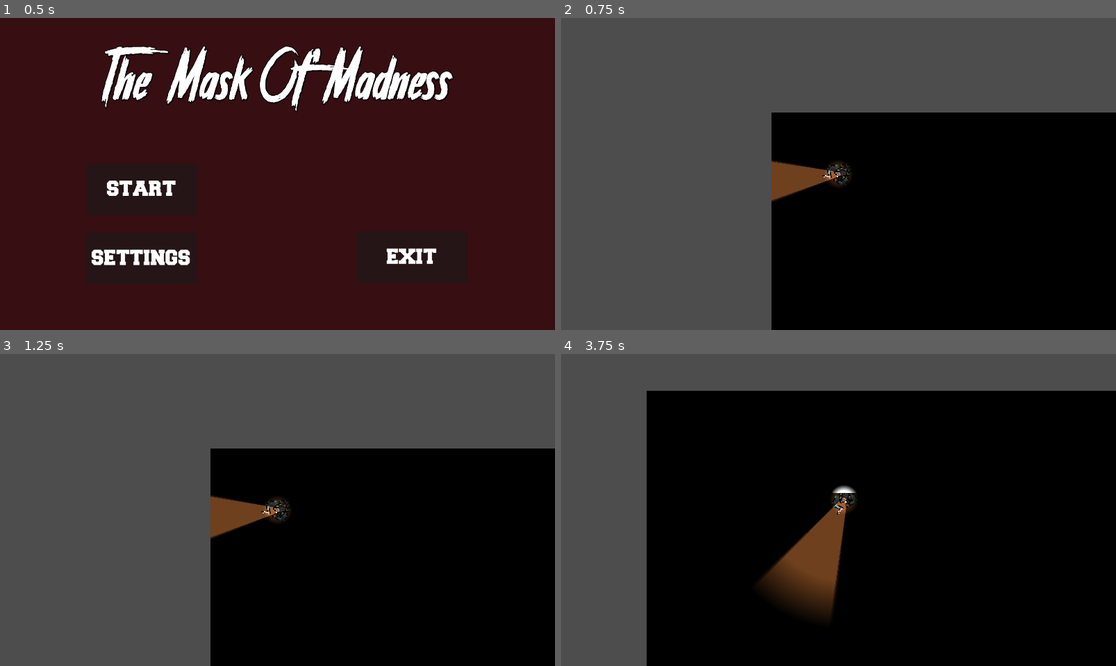
Above: before the commit, frames 1-4 (two rows, left to right).
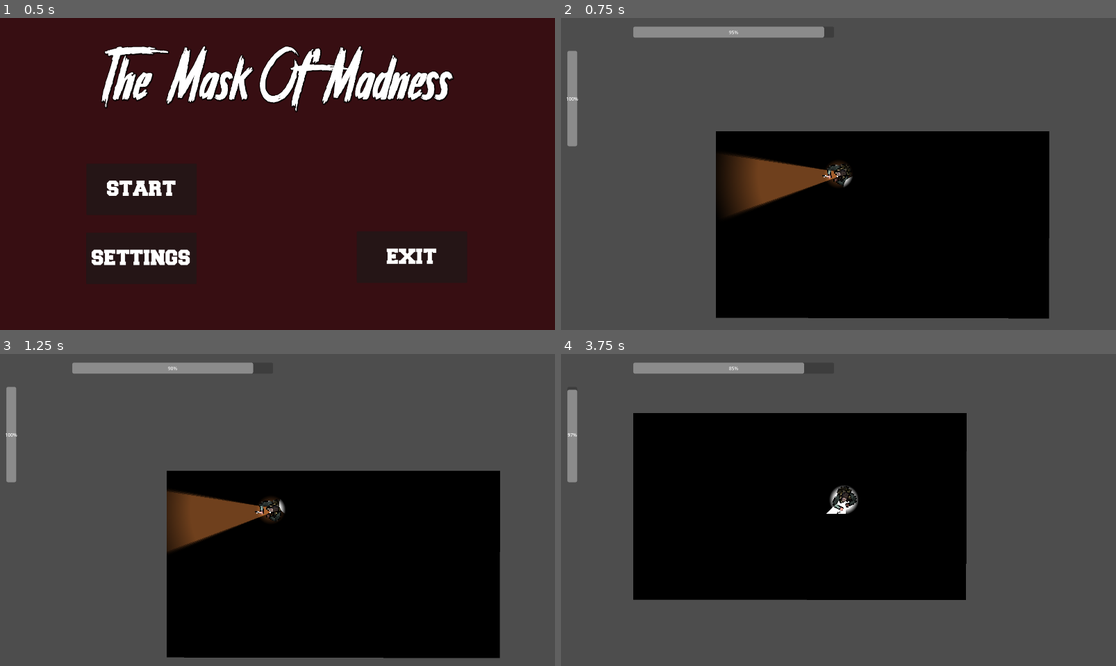
Above: after the commit, the same moments.

Repository: Sunerloger/mask-of-madness
Game: Godot game, scene res://scenes/startMenu.tscn
Same seed, same stepped clock (60 frames per second), same inputs: the game is played once before the commit and once after it. The engine's default icon, where the game draws it, is replaced by a stand-in: a white triangle on a blue panel in a dark square.
Inputs (mouse positions are in pixels of both pictures, inside the frame that each line leads up to):
- Up to frame 1 (0.5 s): no input
- Up to frame 2 (0.75 s): click "START" at 0.5 s
- Up to frame 3 (1.25 s): no input
- Up to frame 4 (3.75 s): move the mouse to (960, 494) at 1.27 s; hold D (Right) 1.28-2.03 s; move the mouse to (727, 525) at 2.02 s; hold S (Down) 2.03-2.78 s; move the mouse to (894, 441) at 2.77 s; hold D (Right) 2.78-3.53 s; move the mouse to (810, 572) at 3.52 s; hold W (Up) from 3.53 s (still down)

Frame 1 is identical in both runs. In frame 2, 21% of the frame differs, in the area x 1-100%, y 2-100%; in frame 3, 19%; in frame 4, 46%.

Commit message:
layer masks updated

Diff:
--- a/assets/scripts/start_menu.gd
+++ b/assets/scripts/start_menu.gd
@@ -12,7 +12,7 @@
 
 
 func _on_start_pressed() -> void:
-	get_tree().change_scene_to_file("res://scenes/playerMovTest.tscn")
+	get_tree().change_scene_to_file("res://scenes/main.tscn")
 
 
 func _on_exit_pressed() -> void:
--- a/assets/scripts/victoryScene.gd
+++ b/assets/scripts/victoryScene.gd
@@ -12,7 +12,7 @@
 
 
 func _on_restart_pressed() -> void:
-	get_tree().change_scene_to_file("res://scenes/playerMovTest.tscn")
+	get_tree().change_scene_to_file("res://scenes/main.tscn")
 
 
 func _on_exit_pressed() -> void:
--- a/scenes/main.tscn
+++ b/scenes/main.tscn
@@ -1,10 +1,11 @@
 [gd_scene format=3 uid="uid://d4jfoobk8yv34"]
 
 [ext_resource type="PackedScene" uid="uid://ckoglvcvqgaqs" path="res://scenes/player.tscn" id="1_o5qli"]
-[ext_resource type="Script" uid="uid://bugaq53ph4wh0" path="res://assets/scripts/main.gd" id="1_sugp2"]
+[ext_resource type="Script" path="res://assets/scripts/main.gd" id="1_sugp2"]
 [ext_resource type="PackedScene" uid="uid://bhjnjkxtqu12" path="res://scenes/ui.tscn" id="2_0wfyh"]
-[ext_resource type="PackedScene" uid="uid://0wsly6guv5jr" path="res://scenes/pickup.tscn" id="4_jyhfs"]
+[ext_resource type="PackedScene" uid="uid://ctlqi8og8j2ev" path="res://scenes/pickup.tscn" id="4_jyhfs"]
 [ext_resource type="PackedScene" uid="uid://d0cck7d0rr4n6" path="res://scenes/roamerEnemy.tscn" id="4_tbgi4"]
+[ext_resource type="PackedScene" uid="uid://6w5huv2jvyje" path="res://scenes/levelExit.tscn" id="6_tefeu"]
 
 [sub_resource type="OccluderPolygon2D" id="OccluderPolygon2D_jyhfs"]
 polygon = PackedVector2Array(614, 216, 779, 216, 779, 349, 614, 349)
@@ -35,7 +36,6 @@
 
 [node name="Player" parent="World" unique_id=59921298 instance=ExtResource("1_o5qli")]
 position = Vector2(424, 148)
-collision_layer = 1
 
 [node name="roamerEnemy" parent="World" unique_id=549486802 instance=ExtResource("4_tbgi4")]
 position = Vector2(477, 228)
@@ -43,3 +43,7 @@
 [node name="UILayer" type="CanvasLayer" parent="." unique_id=1290050398]
 
 [node name="UI" parent="UILayer" unique_id=87986574 instance=ExtResource("2_0wfyh")]
+
+[node name="levelExit" parent="." unique_id=1685547513 instance=ExtResource("6_tefeu")]
+position = Vector2(1024, 366)
+scale = Vector2(4.1786594, 4.238936)
